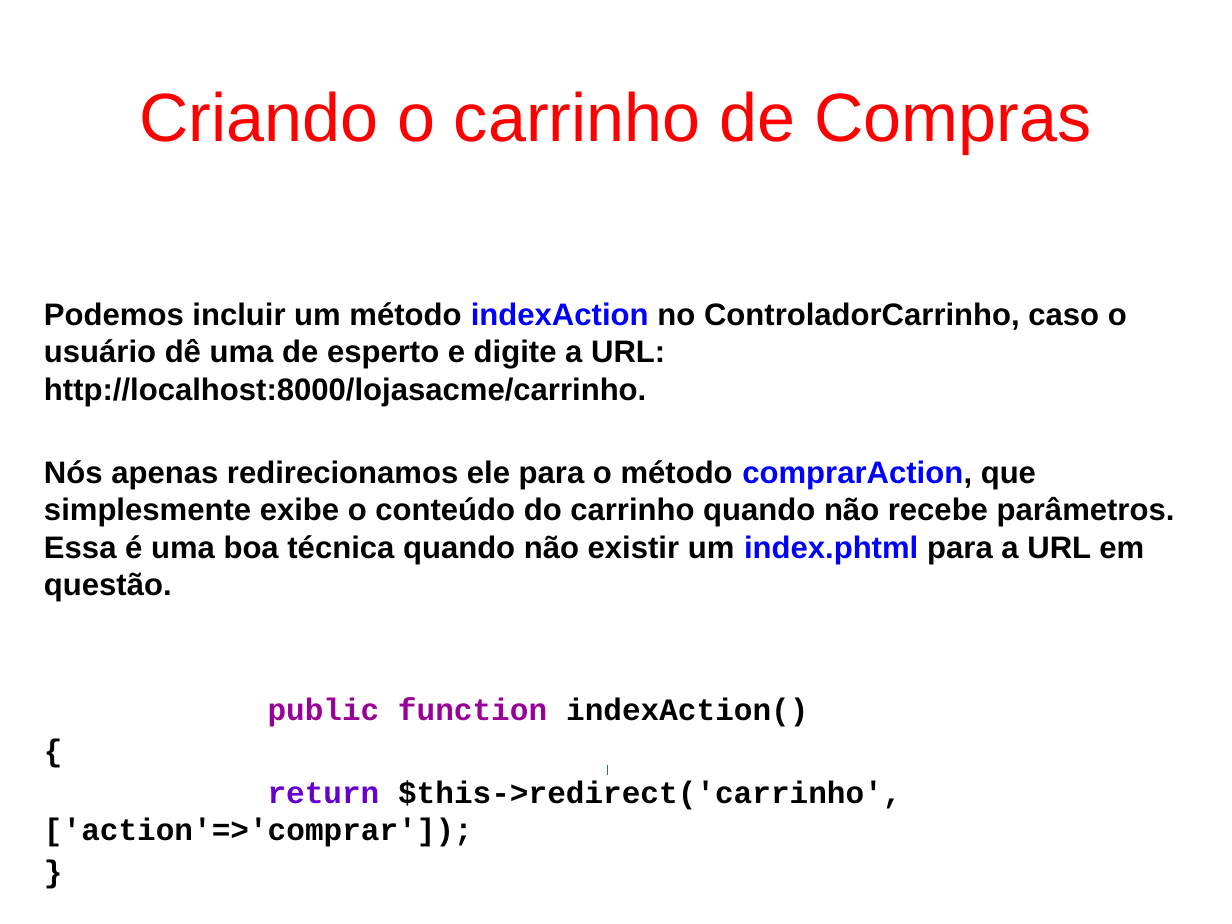
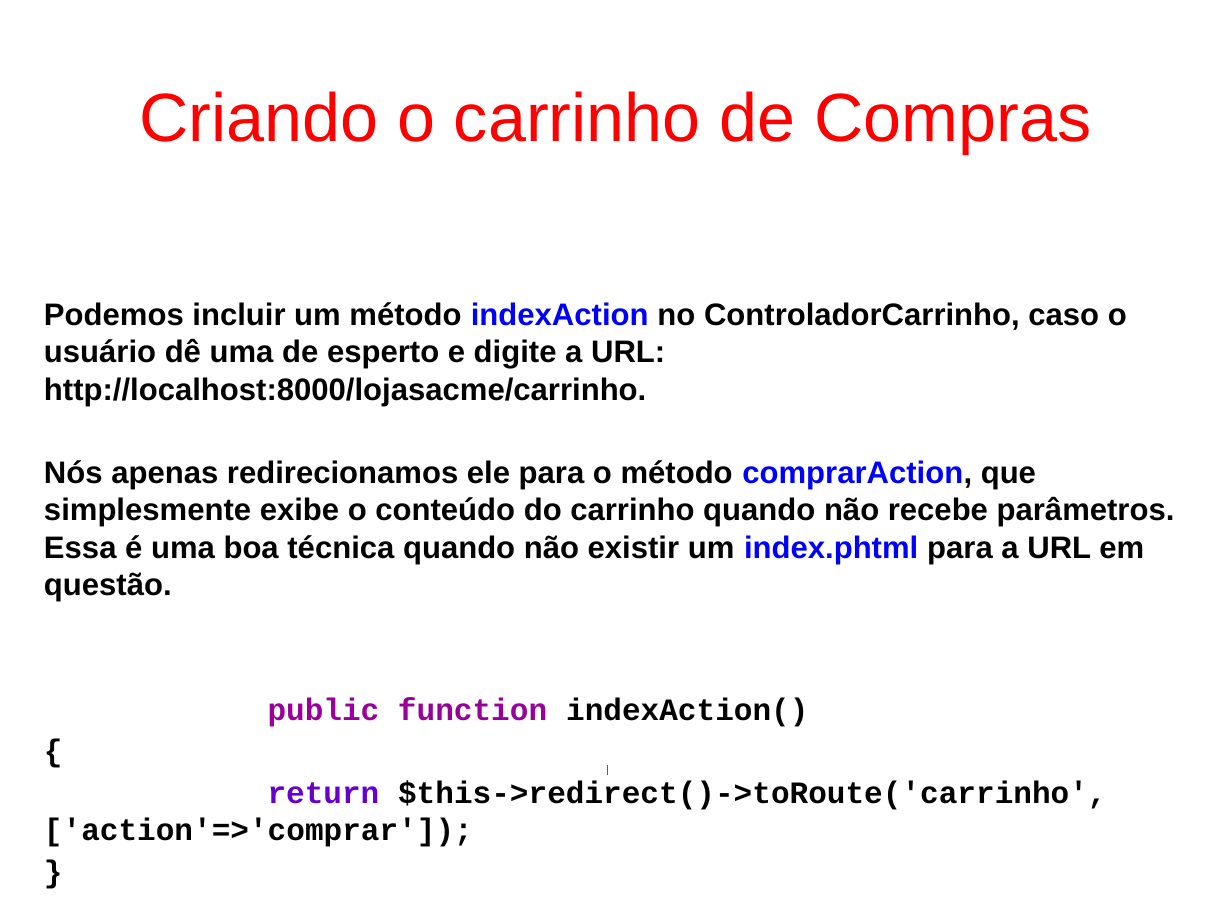
Before and after one commit to fgsl/lojasacme, a slide deck: slide 91 of docs/tutorial.odp. Drawn at 1232x924 pixels with LibreOffice and Linux fonts; fonts in the diff are those of the drawing. Boxes give left, top, right and bottom in pixels: in the first picture for what was removed or moved away, otherwise in the second. Text is boxed around its words. In the diff, an @@ line names an element or a change of style, - is before the commit and + after.

Commit message:
Implementar a funcionalidade de remoção de itens do carrinho de compras #54

```diff
--- a/docs/tutorial.odp
+++ b/docs/tutorial.odp
@@ text at <box>44,781,1107,847</box>: text changed @@
-return $this->redirect('carrinho',['action'=>'comprar']);
+return $this->redirect()->toRoute('carrinho',['action'=>'comprar']);
```
Also in this commit, not shown: 113 other slides changed, 2 other files.
